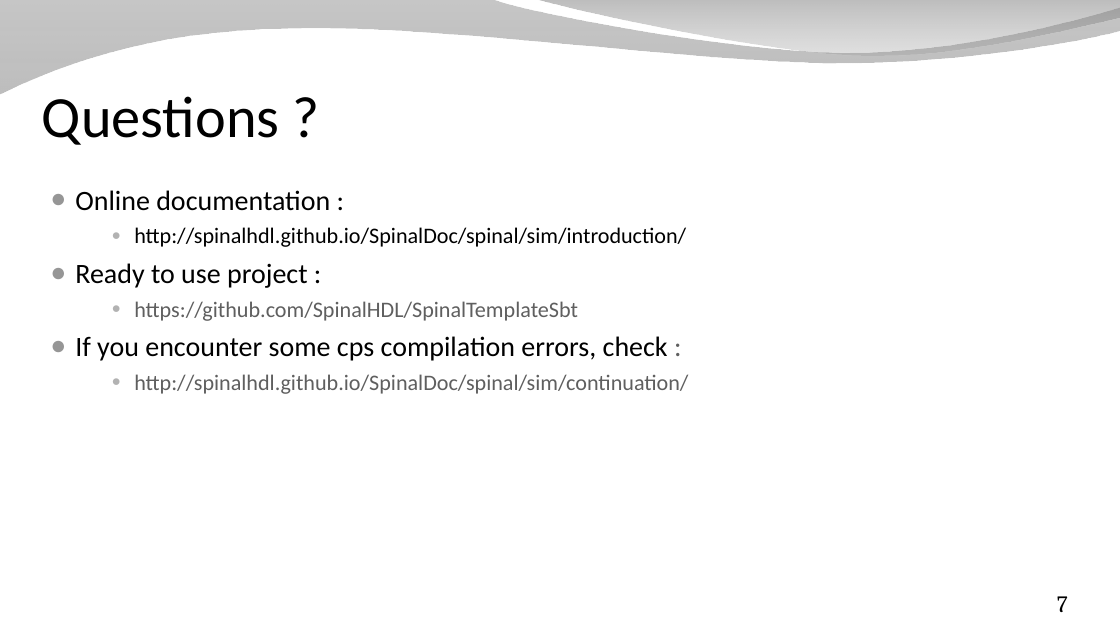
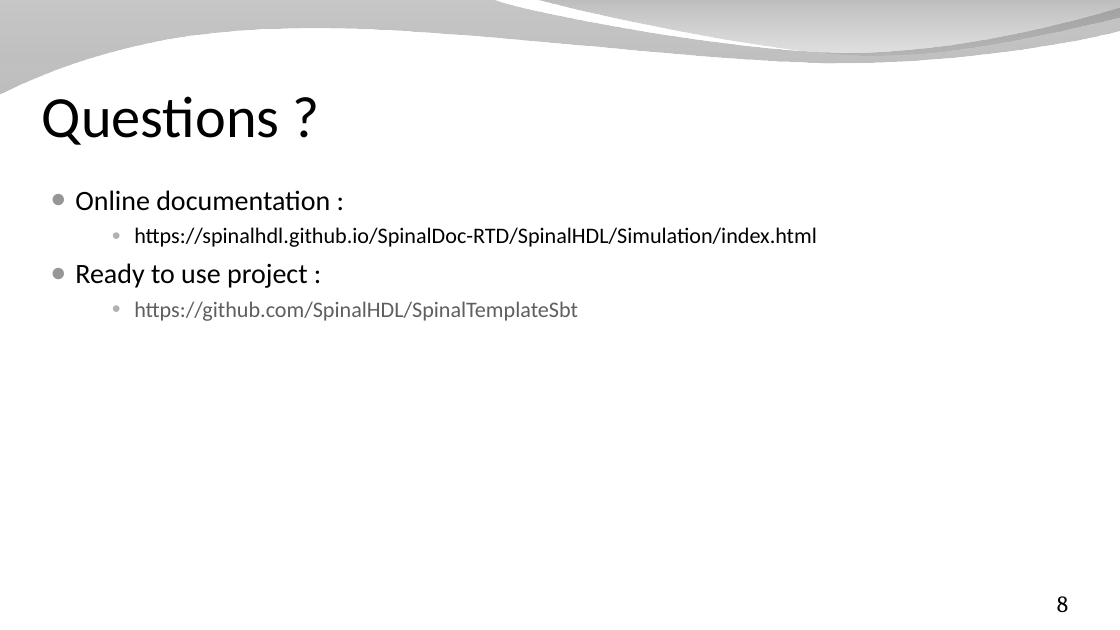
Before and after one commit to SpinalHDL/SpinalDoc, a slide deck: slide 8 of presentation/en/workshop/sim.odp (slide 7 before the commit). Drawn at 1120x630 pixels with LibreOffice and Linux fonts; fonts in the diff are those of the drawing; background and template pictures are left out. Boxes give left, top, right and bottom in pixels: in the first picture for what was removed or moved away, otherwise in the second. Text is boxed around its words. In the diff, an @@ line names an element or a change of style, - is before the commit and + after.

```diff
--- a/presentation/en/workshop/sim.odp
+++ b/presentation/en/workshop/sim.odp
@@ text at (x1=134, y1=227, x2=817, y2=247): text changed @@
-    ● http://spinalhdl.github.io/SpinalDoc/spinal/sim/introduction/
+    ● https://spinalhdl.github.io/SpinalDoc-RTD/SpinalHDL/Simulation/index.html
@@ text at (x1=75, y1=336, x2=688, y2=394): paragraphs removed @@
-● If you encounter some cps compilation errors, check :
-    ● http://spinalhdl.github.io/SpinalDoc/spinal/sim/continuation/
@@ page number at (x1=1057, y1=596, x2=1068, y2=612): text changed @@
-7
+8
```
Also in this commit, not shown: 5 other slides changed, 1 slide added, 11 other files.
